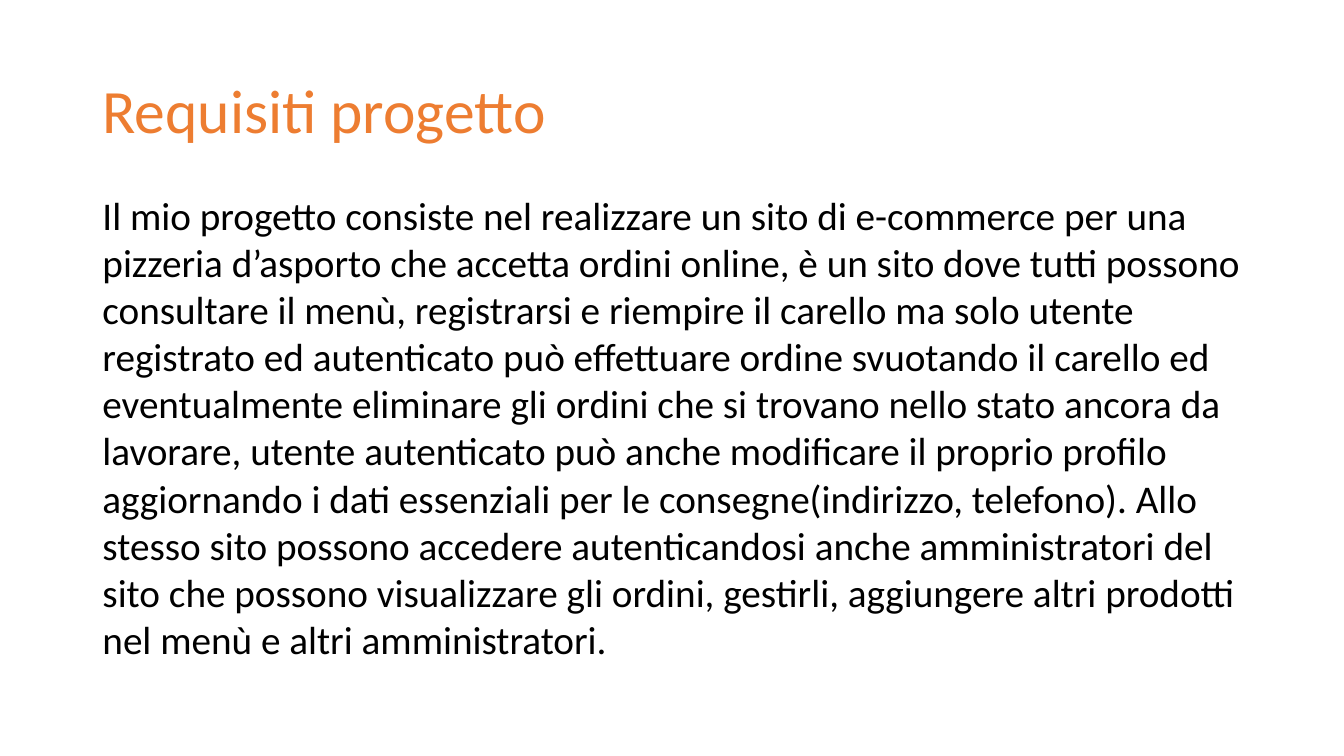
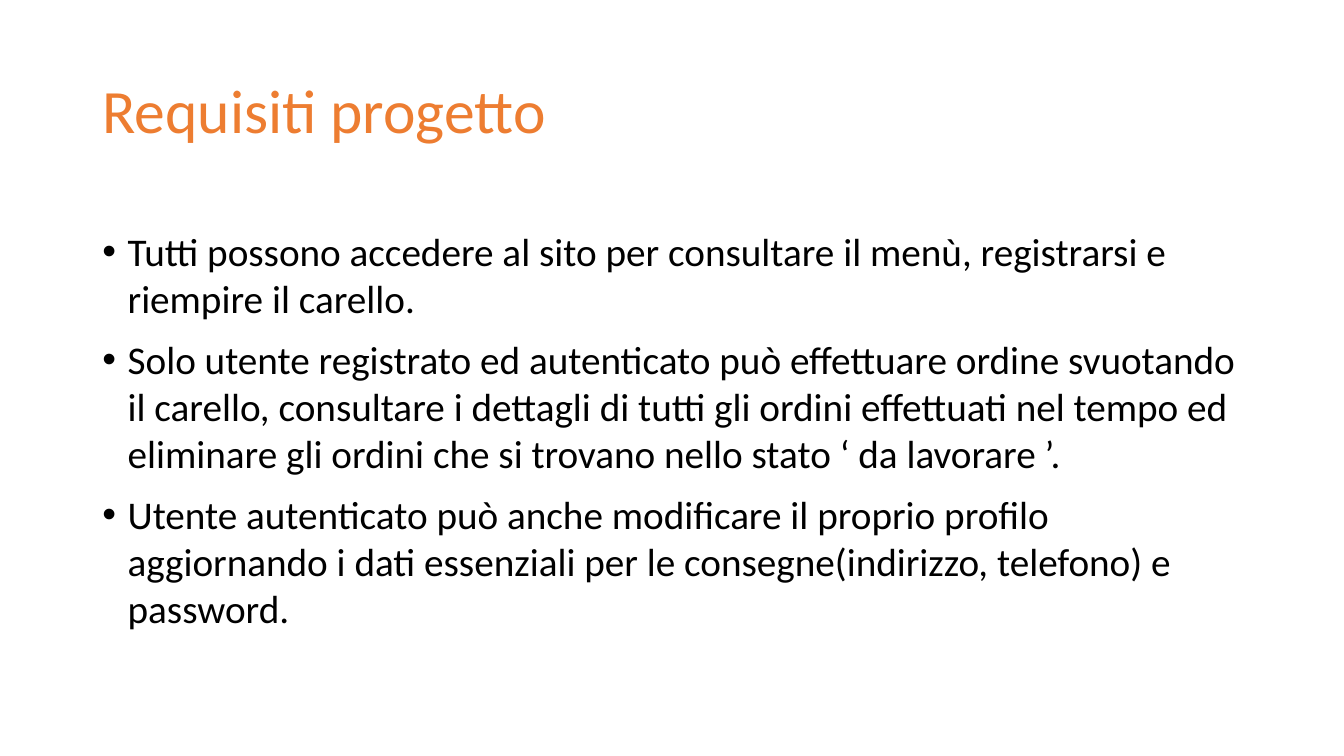
Before and after one commit to WengAnqing/Progetto-IT, a slide deck: slide 3 of Progetto IT.pptx (slide 1 before the commit). Drawn at 1344x756 pixels with LibreOffice and Linux fonts; fonts in the diff are those of the drawing. Boxes give left, top, right and bottom in pixels: in the first picture for what was removed or moved away, otherwise in the second. Text is boxed around its words. In the diff, an @@ line names an element or a change of style, - is before the commit and + after.

```diff
--- a/Progetto IT.pptx
+++ b/Progetto IT.pptx
@@ text at [128,238,1235,630]: text changed @@
-Il mio progetto consiste nel realizzare un sito di e-commerce per una pizzeria d’asporto che accetta ordini online, è un sito dove tutti possono consultare il menù, registrarsi e riempire il carello ma solo utente registrato ed autenticato può effettuare ordine svuotando il carello ed eventualmente eliminare gli ordini che si trovano nello stato ancora da lavorare, utente autenticato può anche modificare il proprio profilo aggiornando i dati essenziali per le consegne(indirizzo, telefono). Allo stesso sito possono accedere autenticandosi anche amministratori del sito che possono visualizzare gli ordini, gestirli, aggiungere altri prodotti nel menù e altri amministratori.
+• Tutti possono accedere al sito per consultare il menù, registrarsi e riempire il carello.
+• Solo utente registrato ed autenticato può effettuare ordine svuotando il carello, consultare i dettagli di tutti gli ordini effettuati nel tempo ed eliminare gli ordini che si trovano nello stato ‘ da lavorare ’.
+• Utente autenticato può anche modificare il proprio profilo aggiornando i dati essenziali per le consegne(indirizzo, telefono) e password.
```
Also in this commit, not shown: 2 other slides changed, 5 slides added.
